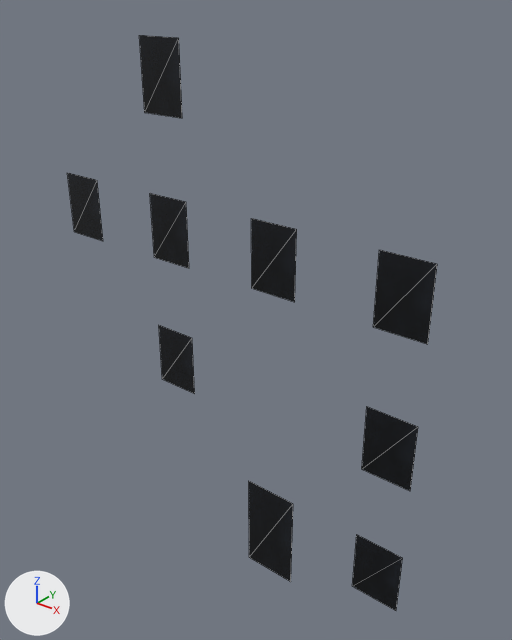
The OBJ model resources/blender/zombie_street/Street_BlockL4_Glass.obj: old version first, new version second.
Camera for both pictures: a 50 mm camera at (9.15, -10.0, 12.43) aimed at (0.51, 0.8, 5.74). The axes (+X, +Y, +Z) are drawn at lower left. The lights are the same throughout. The picture after the commit comes second. Mesh edges are drawn as thin lines. Where no turn or scale is listed for an object, it has been applied to the vertices.

Names of what the first picture shows: 'Street_BlockL4_Glass'.
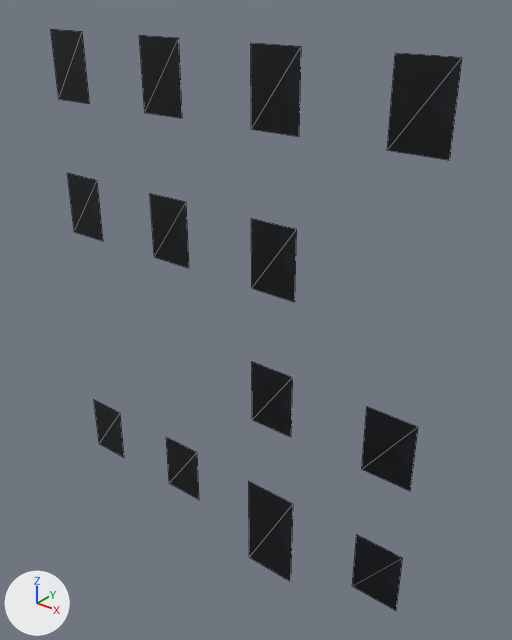
Boxes [x1, y1, x2, y2] around the edits, measured in the pictures (512 x 640 px; the box of a moved part takes in the faces that stretch with it):
'Street_BlockL4_Glass', reshaped (11% wider)
    before: [67, 35, 437, 611]
    after: [51, 29, 462, 611]
part 1 of me_street_blockl4_glass, moved or reshaped
    before: [159, 325, 195, 394]
    after: [94, 400, 124, 457]
part 2 of me_street_blockl4_glass, moved or reshaped
    before: [373, 250, 437, 344]
    after: [51, 29, 89, 104]
part 3 of me_street_blockl4_glass, added
    after: [166, 437, 199, 500]
part 4 of me_street_blockl4_glass, added
    after: [252, 362, 293, 437]
part 5 of me_street_blockl4_glass, added
    after: [251, 43, 301, 137]
part 6 of me_street_blockl4_glass, added
    after: [387, 53, 462, 160]

The change, as a list of edits to the scene's bpy script:
```text
Change me_street_blockl4_glass:
    used by ob_street_blockl4_glass; location = (0.0, 0.0, 0.0)
    remove me_street_blockl4_glass.from_pydata(...)  # 36 vertices, 18 faces; spans x -4.74..4.74, y 0.22..0.23, z -0.46..11.39
    add me_street_blockl4_glass.from_pydata(...)  # 52 vertices, 26 faces; spans x -4.74..4.74, y 0.22..0.23, z -0.46..11.39
    me_street_blockl4_glass part 1: the loose piece of 4 vertices spanning x -1.93..-0.87, y 0.23, z 3.62..5.09 is moved by (-2.8, 0.0, -3.15)
    me_street_blockl4_glass part 2: the loose piece of 4 vertices spanning x 3.66..4.74, y 0.23, z 6.77..8.24 is moved by (-8.4, 0.0, 3.15)
    me_street_blockl4_glass part 3: the loose piece of 4 vertices spanning x -1.93..-0.87, y 0.23, z 3.62..5.09 is copied, and the copy is moved by (0.0, 0.0, -3.15); it spans x -1.93..-0.87, y 0.23, z 0.47..1.94
    me_street_blockl4_glass part 4: the loose piece of 4 vertices spanning x -1.93..-0.87, y 0.23, z 3.62..5.09 is copied, and the copy is moved by (2.8, 0.0, 0.0); it spans x 0.87..1.93, y 0.23, z 3.62..5.09
    me_street_blockl4_glass part 5: the loose piece of 4 vertices spanning x -1.93..-0.87, y 0.23, z 9.92..11.39 is copied, and the copy is moved by (2.8, 0.0, 0.0); it spans x 0.87..1.93, y 0.23, z 9.92..11.39
    me_street_blockl4_glass part 6: the loose piece of 4 vertices spanning x 3.66..4.74, y 0.23, z 6.77..8.24 is copied, and the copy is moved by (0.0, 0.0, 3.15); it spans x 3.66..4.74, y 0.23, z 9.92..11.39
```
